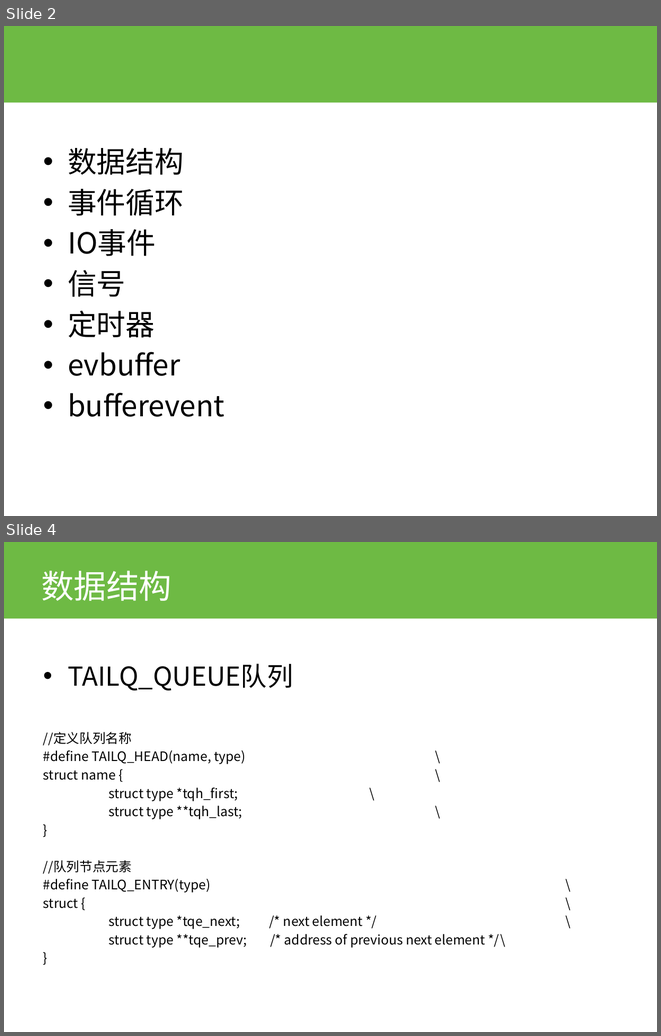
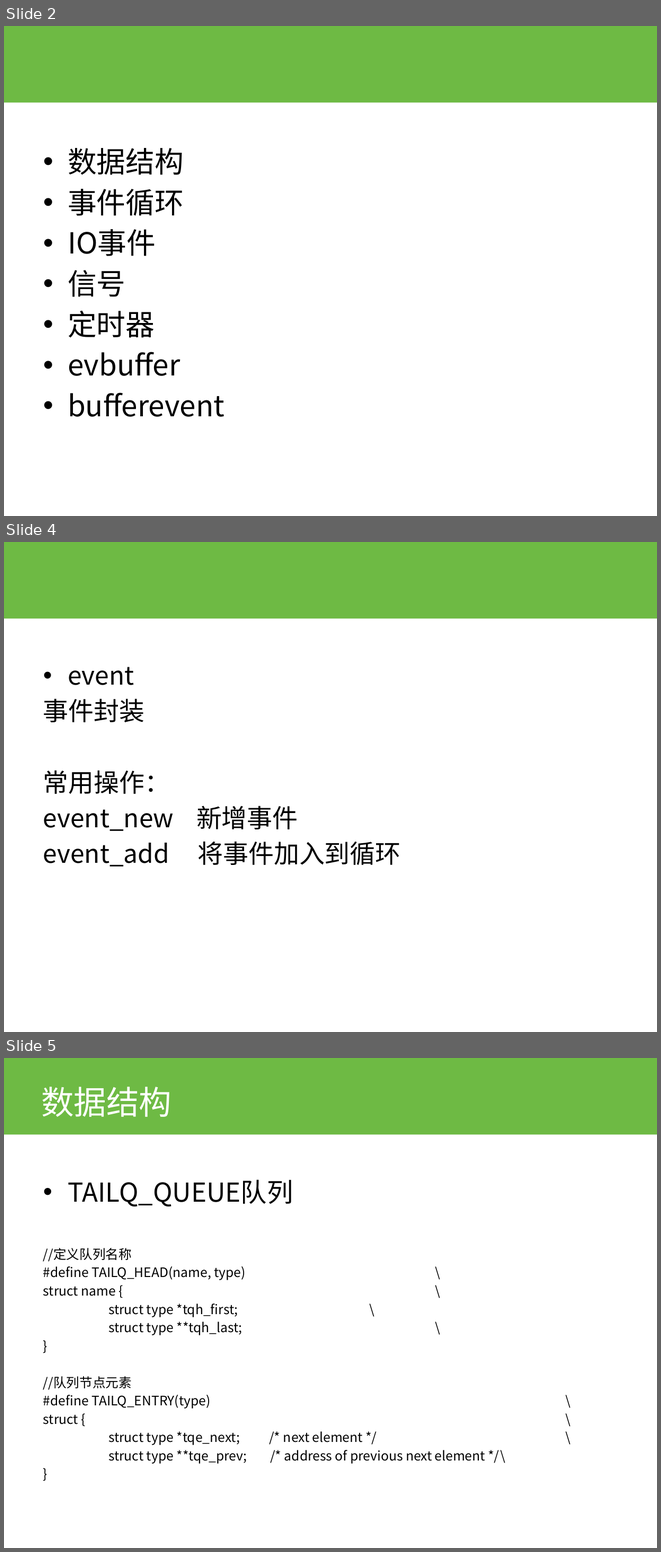
Before and after one commit to whm2300/libevent, a slide deck: libevent.pptx. Shown one above the other, each under a label of ours: slides 2 and 4 before the commit, slides 2, 4 and 5 after it; the slides between them are not shown. The pictures are 661x1036 and 661x1552 pixels, drawn with LibreOffice and Linux fonts; fonts in the diff are those of the drawing; background and template pictures are left out. Boxes give left, top, right and bottom in pixels: in the first picture for what was removed or moved away, otherwise in the second. Text is boxed around its words. In the diff, an @@ line names an element or a change of style, - is before the commit and + after.

```diff
--- a/libevent.pptx
+++ b/libevent.pptx
@@ slide 4 added at bbox=[4, 542, 657, 1032], background picture (left out); not listed: 1 template element that a slide beside it also shows @@
@@ text added at bbox=[43, 667, 401, 866], 28 pt, text #000000 @@
+• event
+事件封装
+常用操作：
+event_new 新增事件
+event_add 将事件加入到循环
@@ what was slide 4 is now slide 5 @@
```
Also in this commit, not shown: 6 slides changed, 1 other slide added, 2 slides removed, 5 other files.
